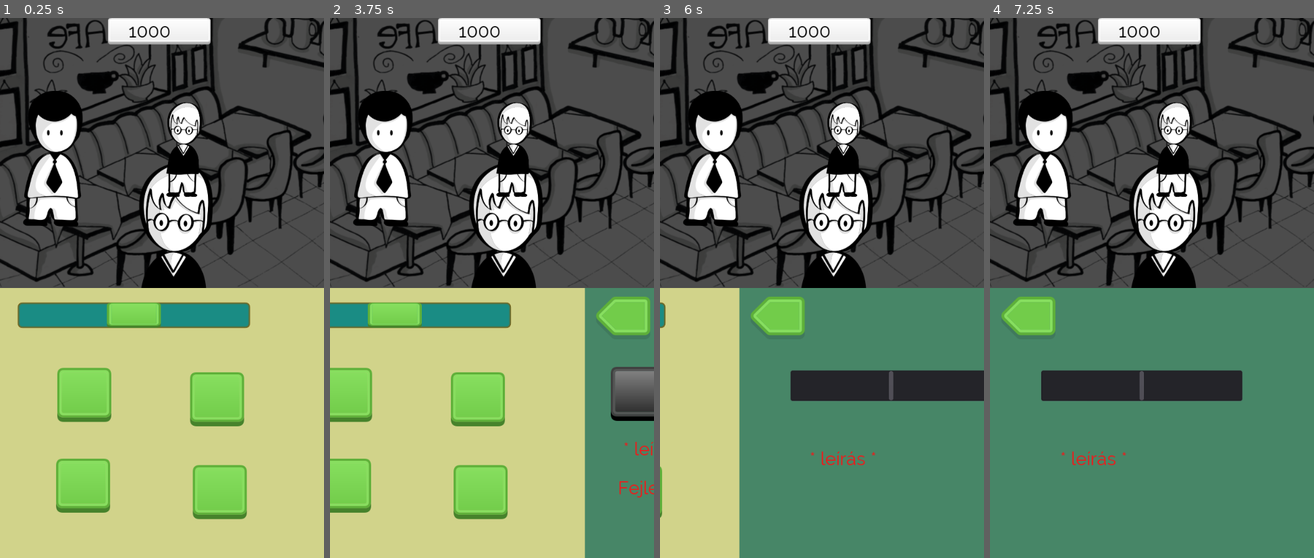
Above: before the commit, frames 1-4 (left to right).
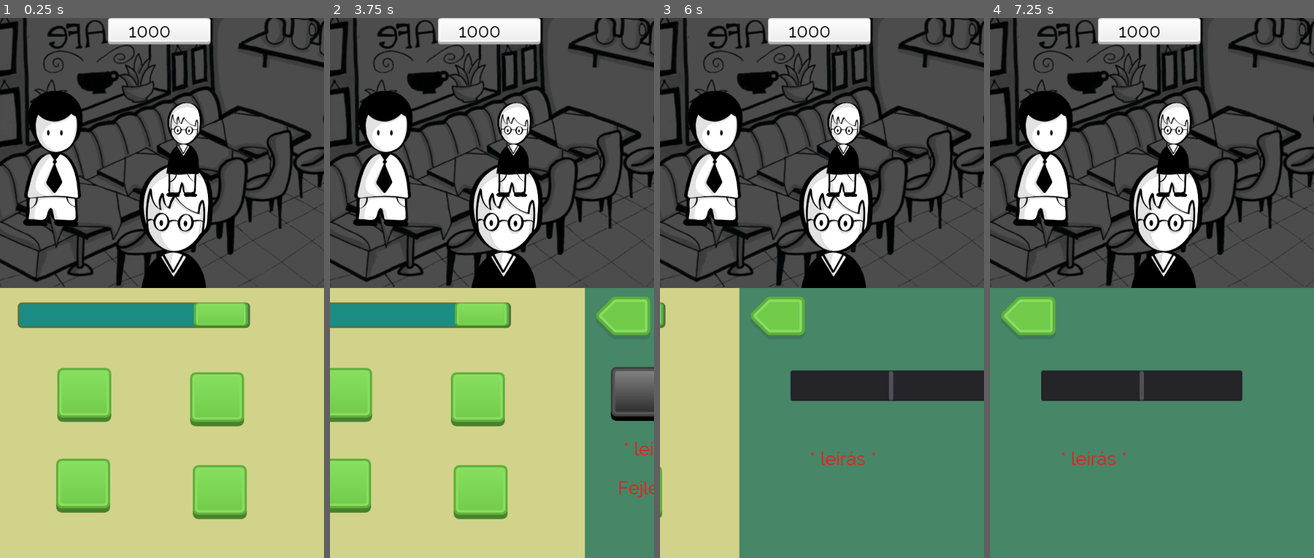
Above: after the commit, the same moments.

Repository: Balint197/BankToTheFuture2021
Game: Godot game, scene res://UI.tscn
Two runs of this game, one before a commit and one after it. Both use one fixed random seed, a clock stepped at 60 frames per second and the inputs below.
Inputs (mouse positions are in pixels of both pictures, inside the frame that each line leads up to):
- Up to frame 1 (0.25 s): no input
- Up to frame 2 (3.75 s): click (414, 396) at 0.5 s; click (375, 396) at 1.25 s; click (466, 390) at 2 s; click (553, 390) at 2.75 s; click (375, 320) at 3.5 s
- Up to frame 3 (6 s): click (877, 401) at 4.25 s; tap Enter at 5.75 s
- Up to frame 4 (7.25 s): no input

The runs differ from the first frame. In frame 1, 1.6% of the frame differs, in the area x 32-77%, y 52-58%; in frame 2, 1.6%; in frame 3, less than 0.1%; in frame 4, nothing differs.
Error before the commit: Parse Error: Too few arguments for "_init()" call. Expected at least 4. (res://controller.gd:36)

Commit message:
Added new tests

Diff:
--- a/controller.gd
+++ b/controller.gd
@@ -33,19 +33,71 @@
 	var price = priceSlider.value
 	#var marketing = get_tree().get_root().get_node("UI/ColorRect").reportValues()[2]
 	var marketing = 20
-	var population = Population.new(price, marketing)
+	var population = Population.new(price, marketing, 10, 5)
 	print('Population is done, there are {a} active customers and {p} passive ones.'.format({
 		'a': population.active_customers.size(),
 		'p': population.passive_customers.size()
 		}))
-	print('Deleting active customers...')
-	population.call("delete_customer_array", true)
-	print('Deleting passive customers...')
-	population.call("delete_customer_array", false)
+	#print('Deleting active customers...')
+	#population.call("delete_customer_array", true)
+	#print('Deleting passive customers...')
+	#population.call("delete_customer_array", false)
 	print('After deleting, there are {a} active customers and {p} passive ones.'.format({
 		'a': population.active_customers.size(),
 		'p': population.passive_customers.size()
 		}))
+	#ennek így úgy kéne mennie hogy ahány vásárló van, annyian mennek be (mindenki egyszer)
+	var totalcustomers = 0
+	for i in range(0, 10*5*30):
+		var customers = population.call("get_customers_tick")
+		if(customers.size() > 0):
+			#print("Tick {t} gave {c} customers".format({'t':i, 'c':customers.size()}))
+			totalcustomers += customers.size()
+	print('All customers in month: {c}'.format({'c':totalcustomers}))
+
+	print("Original satisfaction is {s}".format({'s': population.active_customers[3].satisfaction}))
+	var cust = population.active_customers[3]
+	population.call('customer_shopped', cust, 3)
+	print("New satisfaction is {s}".format({'s': population.active_customers[3].satisfaction}))
+
+	var newprice = 80
+	print("Changing price from {o} to {n}".format({'o': population.price, 'n': newprice}))
+	print("Old reach:")
+	var amounts = population.call('get_amount_for_all', price)
+	for type in amounts:
+		print("Type {t}\t amount {a}".format({'t': type, 'a':population.call('get_existing_amount_for_type', type)}))
+	population.call('update_price', newprice)
+	print("New reach:")
+	var new_amounts = population.call('get_amount_for_all', newprice)
+	for type in new_amounts:
+		print("Type {t}\t amount {a}".format({'t': type, 'a':population.call('get_existing_amount_for_type', type)}))
+
+	print('Population is done, there are {a} active customers and {p} passive ones.'.format({
+		'a': population.active_customers.size(),
+		'p': population.passive_customers.size()
+		}))
+
+	var newmarketing = 10
+	print("Updating marketing from {o} to {n}".format({'o':population.marketing, 'n': newmarketing}))
+
+	print("Old reach:")
+	amounts = population.call('get_amount_for_all', population.price)
+	for type in amounts:
+		print("Type {t}\t amount {a}".format({'t': type, 'a':population.call('get_existing_amount_for_type', type)}))
+	population.call('update_price', newprice)
+
+	population.call("update_marketing", newmarketing)
+
+	print("New reach:")
+	new_amounts = population.call('get_amount_for_all', population.price)
+	for type in new_amounts:
+		print("Type {t}\t amount {a}".format({'t': type, 'a':population.call('get_existing_amount_for_type', type)}))
+
+	print('Population is done, there are {a} active customers and {p} passive ones.'.format({
+		'a': population.active_customers.size(),
+		'p': population.passive_customers.size()
+		}))
+
 
 func _ready():
 	#money.text = "120"
